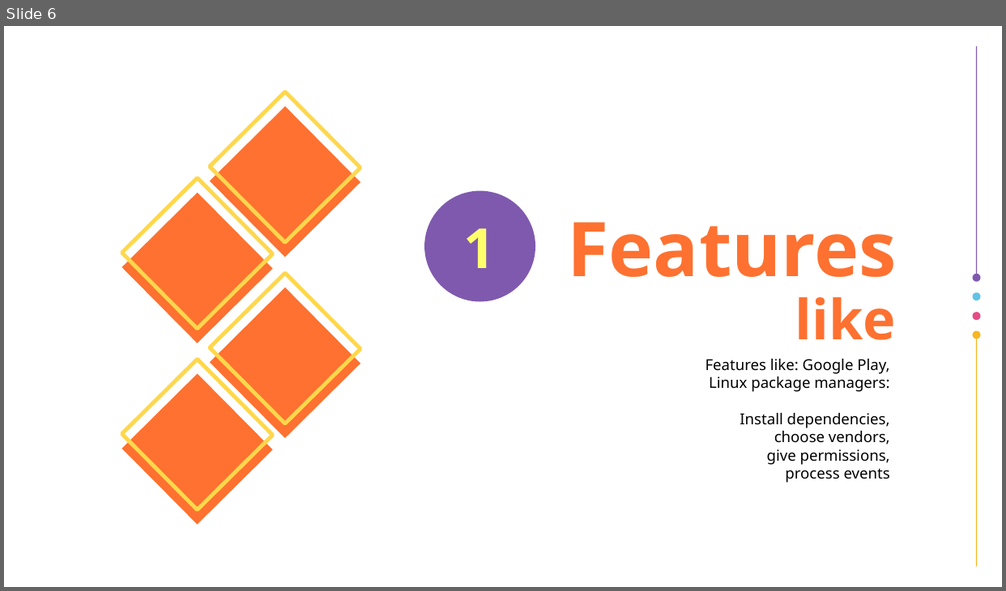
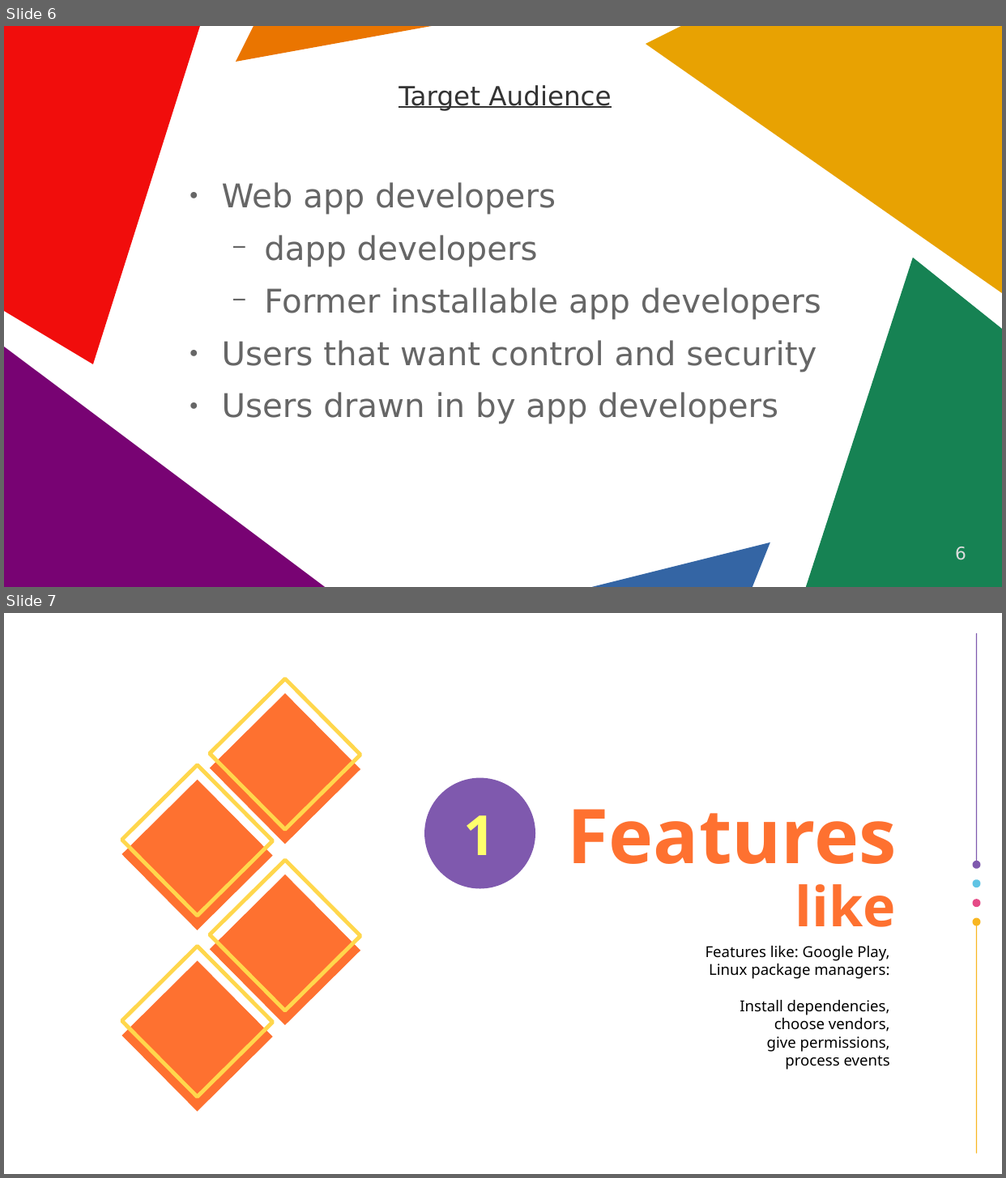
Before and after one commit to vporton/icp-package-manager, a slide deck: docs/presentation.odp. Shown one above the other, each under a label of ours: slide 6 before the commit, slides 6 and 7 after it. The pictures are 1006x591 and 1006x1178 pixels, drawn with LibreOffice and Linux fonts; fonts in the diff are those of the drawing; background and template pictures are left out. Boxes give left, top, right and bottom in pixels: in the first picture for what was removed or moved away, otherwise in the second. Text is boxed around its words. In the diff, an @@ line names an element or a change of style, - is before the commit and + after.

```diff
--- a/docs/presentation.odp
+++ b/docs/presentation.odp
@@ slide 6 added at box(4, 26, 1002, 587), background #FFFFFF @@
@@ freeform shape added at box(4, 26, 201, 365), fill #F10D0C @@
@@ freeform shape added at box(236, 26, 432, 62), fill #EA7500 @@
@@ freeform shape added at box(646, 26, 1002, 293), fill #E8A202 @@
@@ title added at box(398, 85, 611, 111), 21 pt, text #333333, underline @@
+Target Audience
@@ text added at box(222, 182, 821, 425), 26 pt, text #666666 @@
+● Web app developers
+  − dapp developers
+  − Former installable app developers
+● Users that want control and security
+● Users drawn in by app developers
@@ freeform shape added at box(807, 258, 1002, 587), fill #168253 @@
@@ freeform shape added at box(4, 347, 325, 587), fill #780373 @@
@@ freeform shape added at box(593, 543, 771, 587), fill #3465A4 @@
@@ page number added at box(955, 547, 966, 561), 14 pt, text #DDDDDD @@
+6
@@ what was slide 6 is now slide 7 @@
```
Also in this commit, not shown: 1 slide changed.
